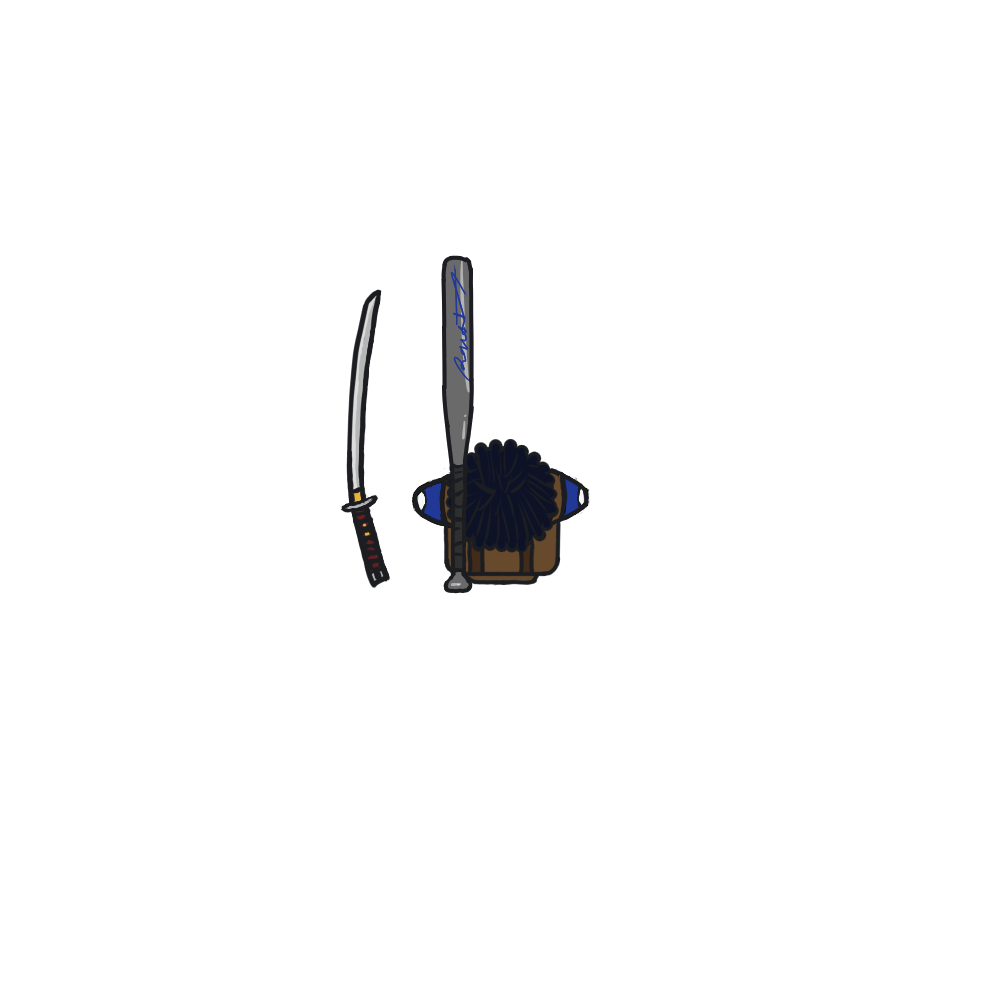
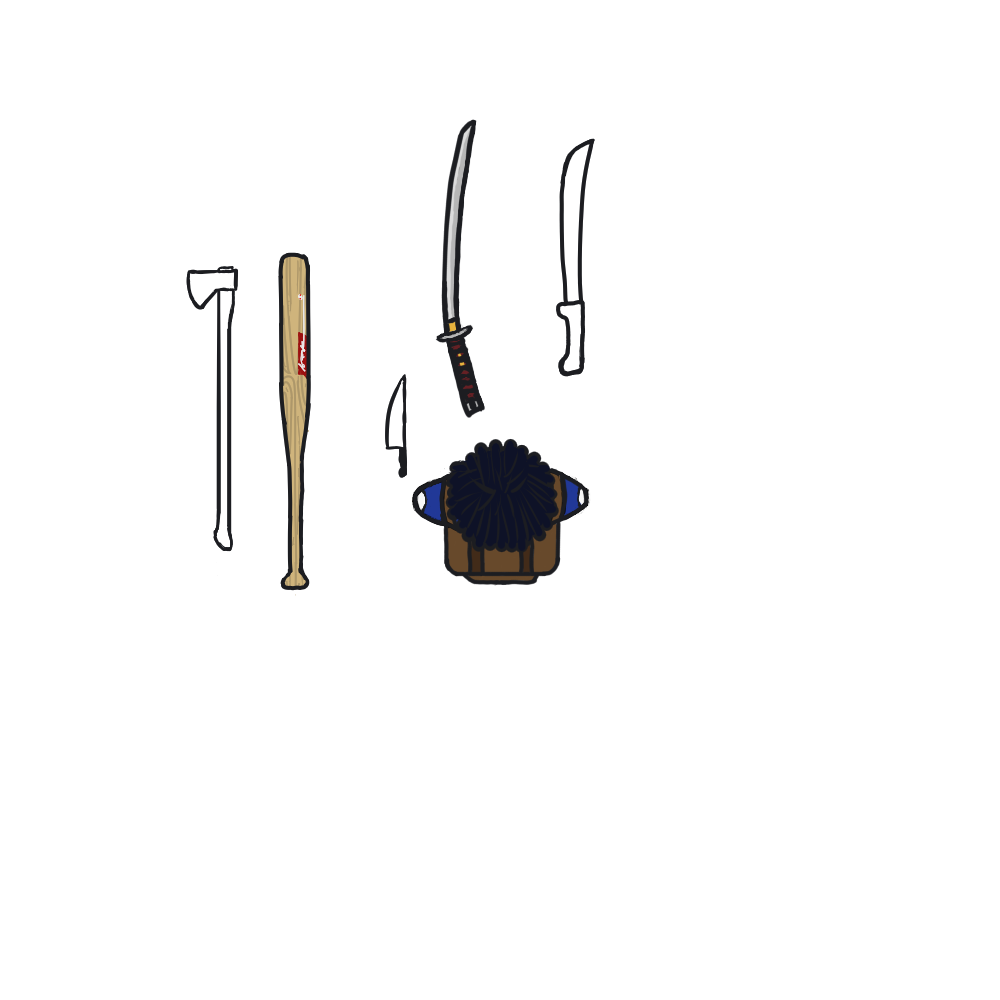
Comparing the layer stacks of the two (1000, 1000) images. Changes:
added layer "Paint Layer 1" above "Items" over [556, 138, 595, 377]
added group "Items" with 6 layers above "Player.kra" over [186, 119, 595, 596]
renamed "Paint Layer 1" to "Knife", moved it into group "Items", painted on it over [186, 119, 485, 544]
added layer "Axe" in group "Items" over [186, 266, 239, 576]
